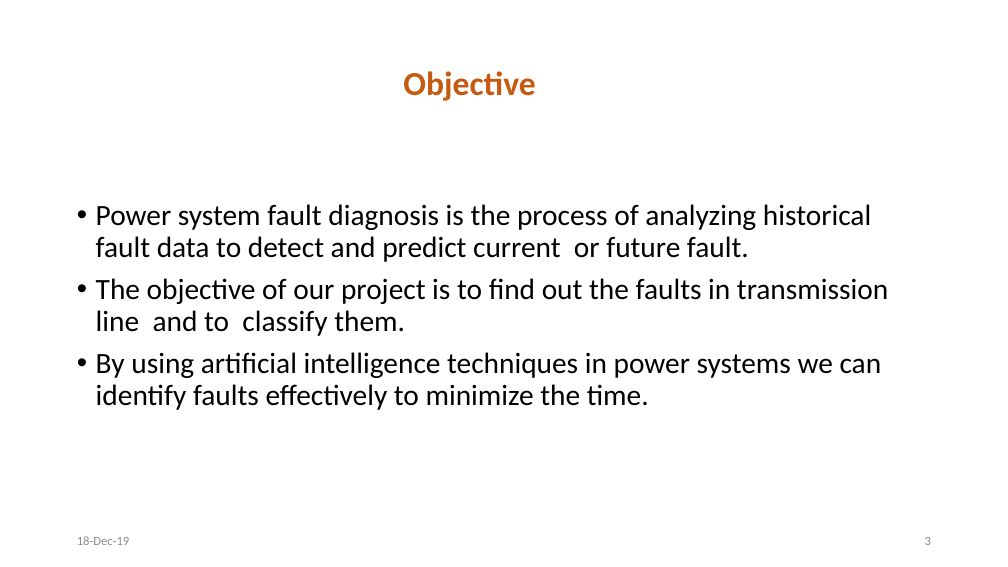
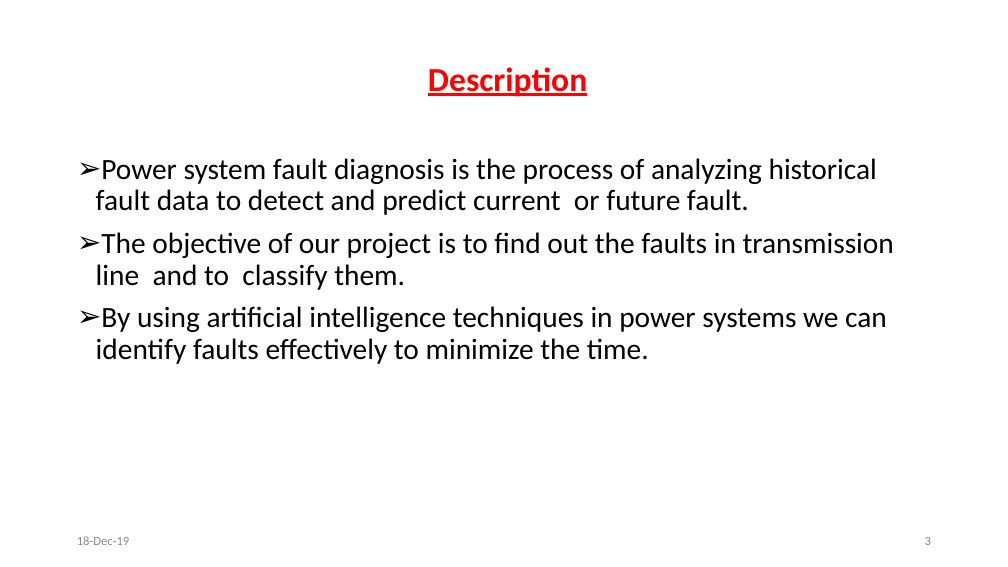
Before and after one commit to svec-final-year-project-eee/Project, a slide deck: slide 3 of First Review/First Oral Presentation.pptx. Drawn at 1008x567 pixels with LibreOffice and Linux fonts; fonts in the diff are those of the drawing. Boxes give left, top, right and bottom in pixels: in the first picture for what was removed or moved away, otherwise in the second. Text is boxed around its words. In the diff, an @@ line names an element or a change of style, - is before the commit and + after.

```diff
--- a/First Review/First Oral Presentation.pptx
+++ b/First Review/First Oral Presentation.pptx
@@ title at [428,67,587,97]: text changed; text colour #C55A11 to #FF0000 @@
-Objective
+Description
@@ text "Power system fault diagnosis is ...": place and size @@
-text "Power system fault diagnosis is ..." at [96,204,888,410]
+text "Power system fault diagnosis is ..." at [96,158,894,364]
@@ text "Power system fault diagnosis is ..." at [96,158,894,364]: bullet • to ➢ @@
```
Also in this commit, not shown: 3 other slides changed.
